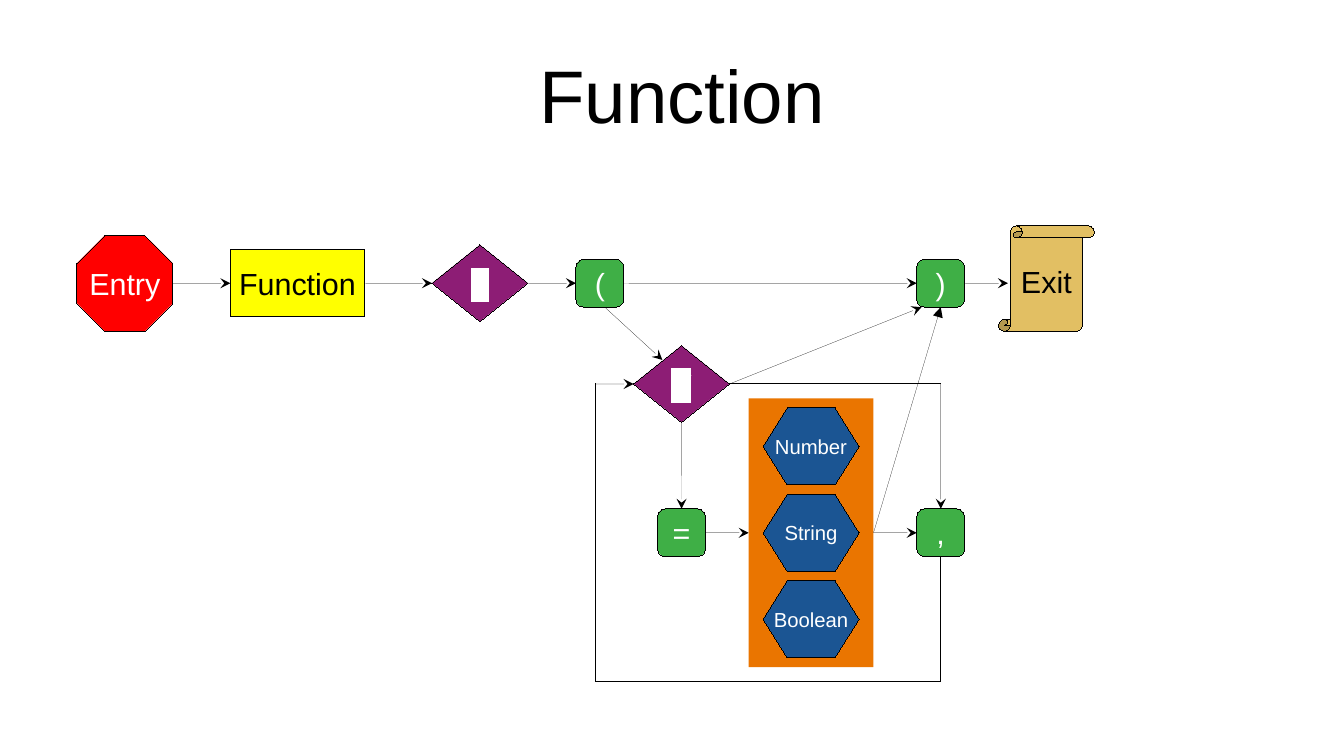
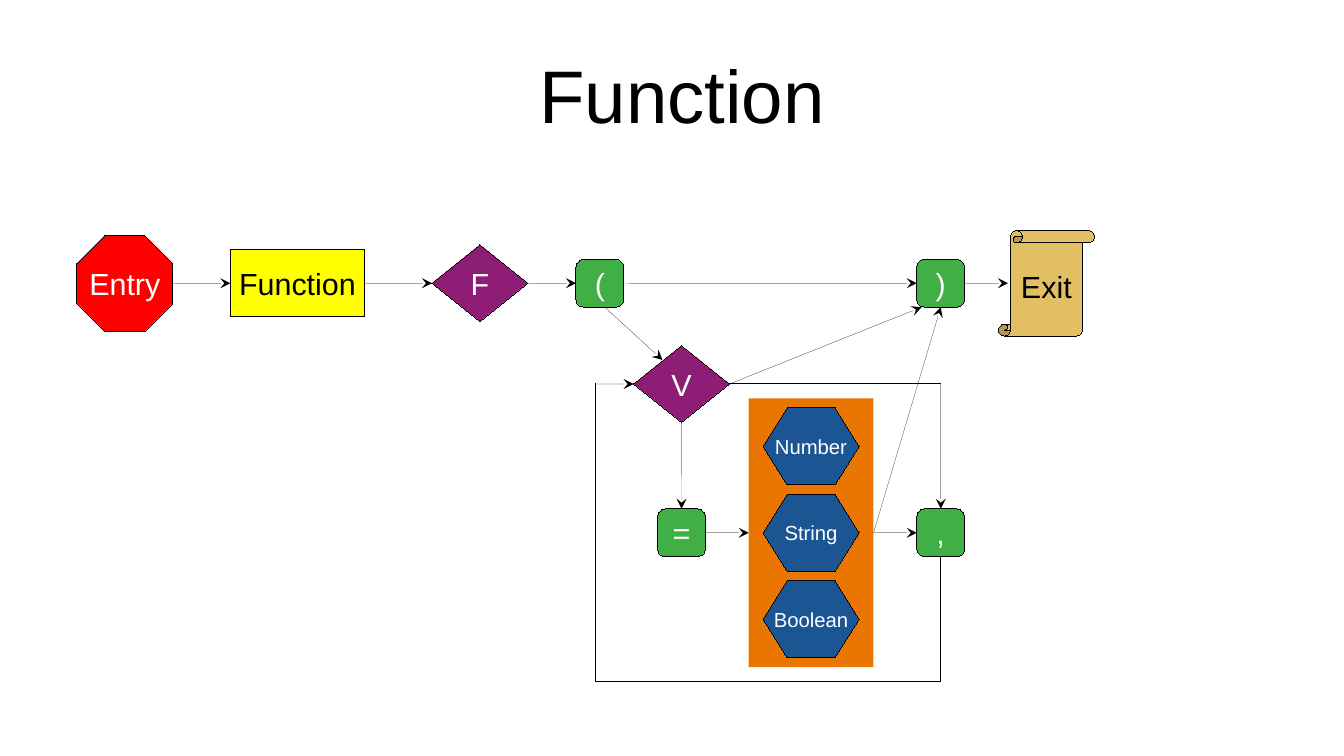
Before and after one commit to SparkFountain/BlitzBasicScript, a slide deck: slide 7 of assets/Grammar.odp (slide 4 before the commit). Drawn at 1344x756 pixels with LibreOffice and Linux fonts; fonts in the diff are those of the drawing. Boxes give left, top, right and bottom in pixels: in the first picture for what was removed or moved away, otherwise in the second. Text is boxed around its words. In the diff, an @@ line names an element or a change of style, - is before the commit and + after.

```diff
--- a/assets/Grammar.odp
+++ b/assets/Grammar.odp
@@ vertical scroll "Exit": place and size @@
-vertical scroll "Exit" at (999, 226, 1095, 332)
+vertical scroll "Exit" at (999, 231, 1095, 337)
@@ diamond "F" at (432, 245, 528, 322): highlight #FFFFFF to none @@
@@ arrow (874, 533) - (942, 307): arrowheads changed @@
@@ diamond "V" at (634, 345, 731, 422): highlight #FFFFFF to none @@
```
Also in this commit, not shown: 4 other slides changed, 9 slides added.
